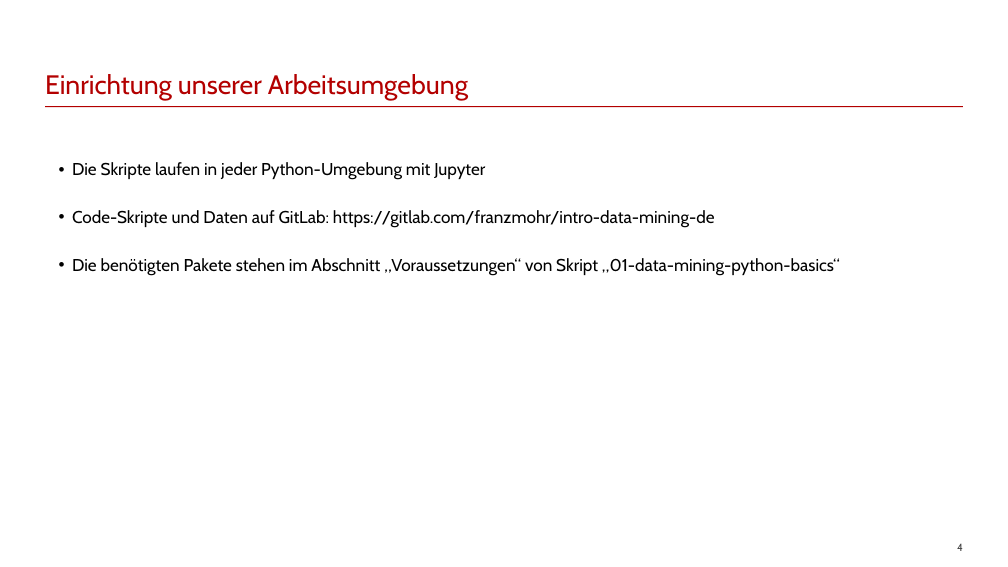
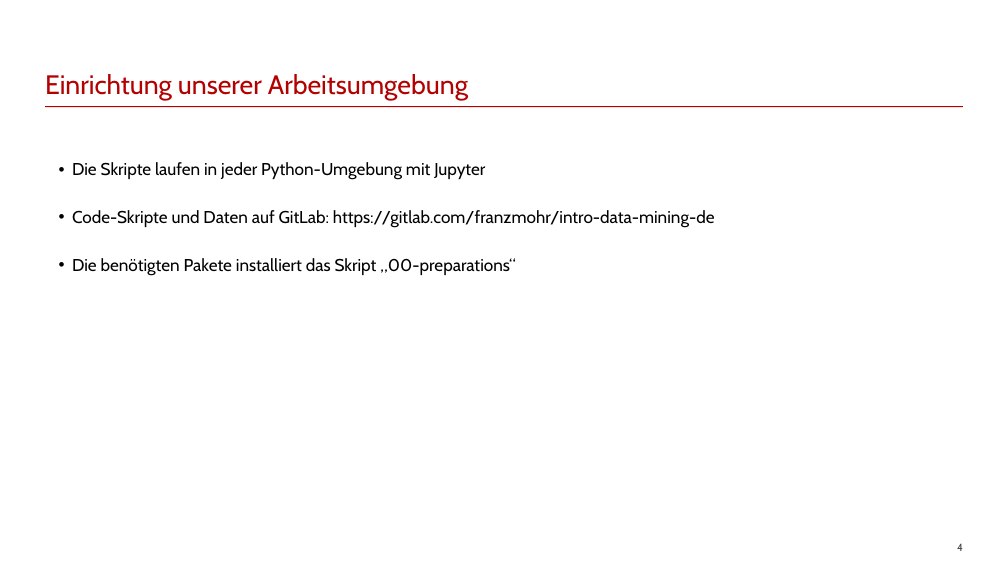
Before and after one commit to franzmohr/intro-data-mining-de, a slide deck: slide 4 of data-mining.odp. Drawn at 1008x567 pixels with LibreOffice and Linux fonts; fonts in the diff are those of the drawing. Boxes give left, top, right and bottom in pixels: in the first picture for what was removed or moved away, otherwise in the second. Text is boxed around its words. In the diff, an @@ line names an element or a change of style, - is before the commit and + after.

```diff
--- a/data-mining.odp
+++ b/data-mining.odp
@@ text at box(72, 258, 516, 276): text changed @@
-• Die benötigten Pakete stehen im Abschnitt „Voraussetzungen“ von Skript „01-data-mining-python-basics“
+• Die benötigten Pakete installiert das Skript „00-preparations“
```
Also in this commit, not shown: 24 other slides changed, 5 slides added, 8 other files.
